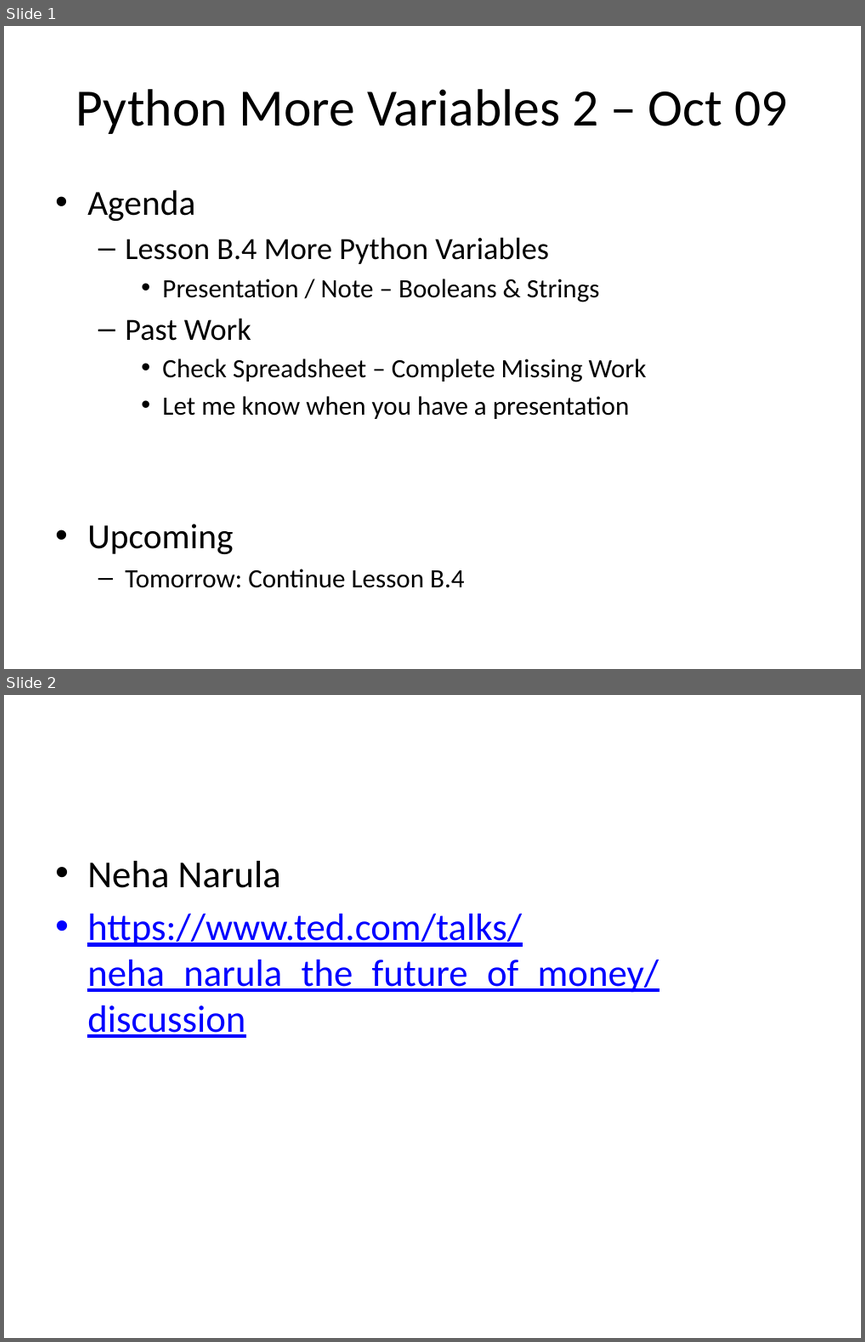
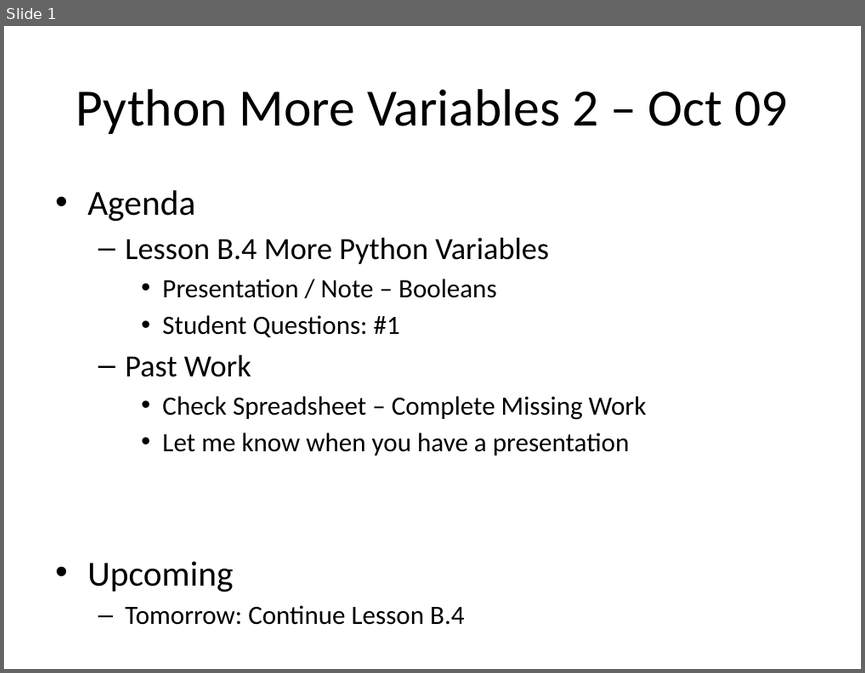
Before and after one commit to Greg5519/ICS3C0, a slide deck: Daily Agendas/Day6.3_PythonMoreVariables2.pptx. Shown one above the other, each under a label of ours: slides 1 and 2 before the commit, slide 1 after it. The pictures are 865x1342 and 865x673 pixels, drawn with LibreOffice and Linux fonts; fonts in the diff are those of the drawing. Boxes give left, top, right and bottom in pixels: in the first picture for what was removed or moved away, otherwise in the second. Text is boxed around its words. In the diff, an @@ line names an element or a change of style, - is before the commit and + after.

```diff
--- a/Daily Agendas/Day6.3_PythonMoreVariables2.pptx
+++ b/Daily Agendas/Day6.3_PythonMoreVariables2.pptx
@@ slide 2 removed at (4, 695, 861, 1338), background #FFFFFF @@
@@ text removed at (87, 861, 658, 1038) @@
-• Neha Narula
-• https://www.ted.com/talks/neha_narula_the_future_of_money/discussion
@@ slide 1 changed as well @@
@@ text at (162, 278, 497, 337): text changed @@
-    • Presentation / Note – Booleans & Strings
+    • Presentation / Note – Booleans
+    • Student Questions: #1
```
Also in this commit, not shown: 3 other files.
